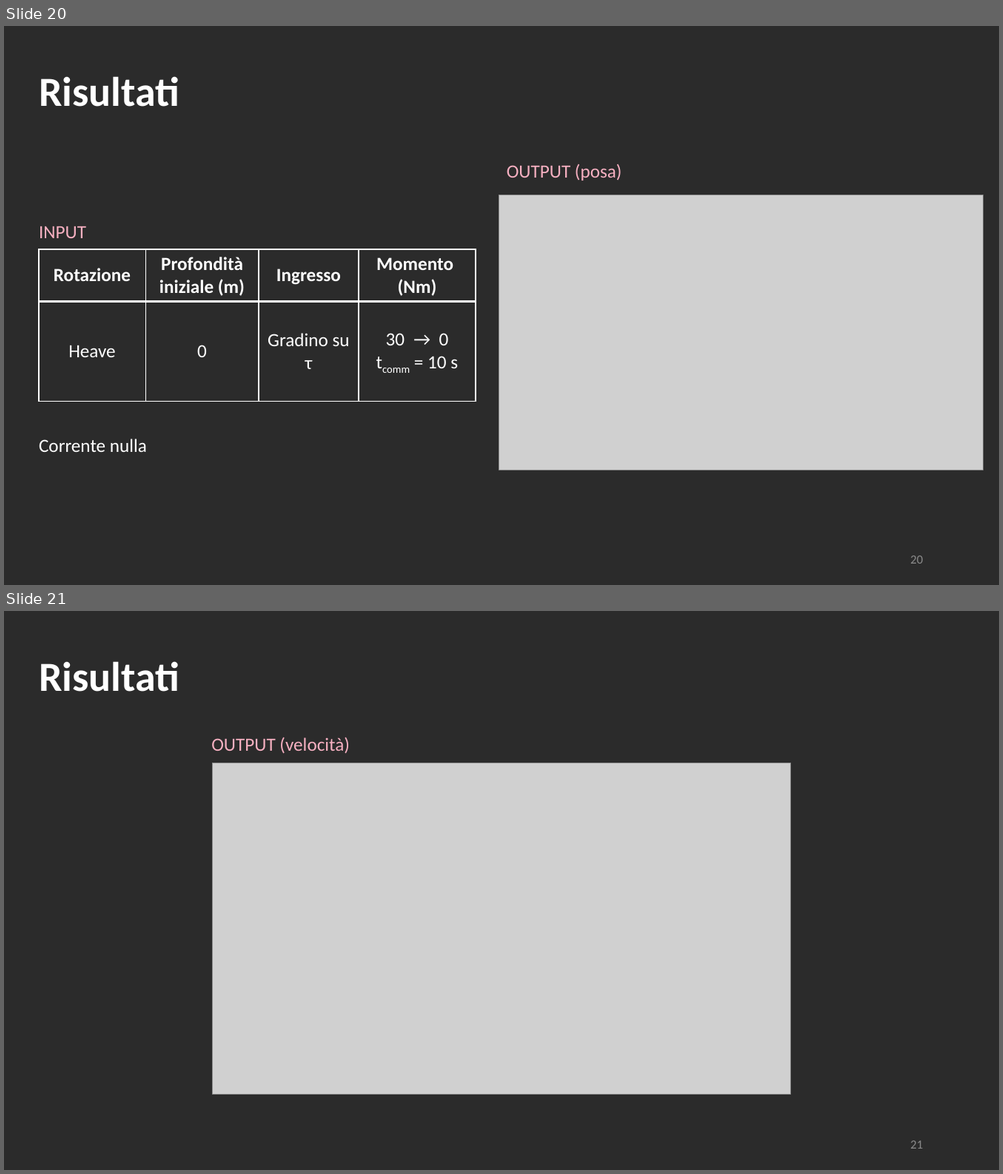
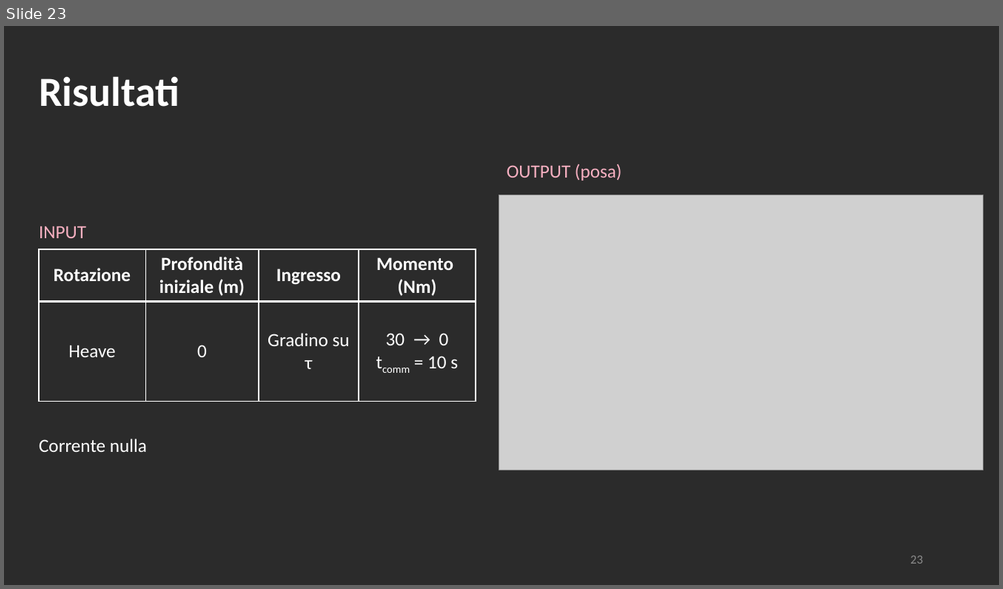
Before and after one commit to polifab/Subacquei_modello, a slide deck: presentazione.pptx. Shown one above the other, each under a label of ours: slides 20 and 21 before the commit, slide 23 after it. The pictures are 1003x1174 and 1003x589 pixels, drawn with LibreOffice and Linux fonts; fonts in the diff are those of the drawing; grey boxes stand for pictures; background and template pictures are left out; a plain dark background stands for a picture behind light text. Boxes give left, top, right and bottom in pixels: in the first picture for what was removed or moved away, otherwise in the second. Text is boxed around its words. In the diff, an @@ line names an element or a change of style, - is before the commit and + after.

```diff
--- a/presentazione.pptx
+++ b/presentazione.pptx
@@ slide 21 removed at (4,611,999,1170), background picture (left out) @@
@@ text removed at (39,661,179,692) @@
-Risultati
@@ text removed at (211,738,350,754) @@
-OUTPUT (velocità)
@@ picture removed at (212,763,791,1094) @@
@@ page number removed at (910,1141,922,1149) @@
-21
@@ what was slide 20 is now slide 23 @@
@@ page number at (910,556,922,564): text changed @@
-20
+23
```
Also in this commit, not shown: 8 slides changed, 7 slides added, 9 other files.
